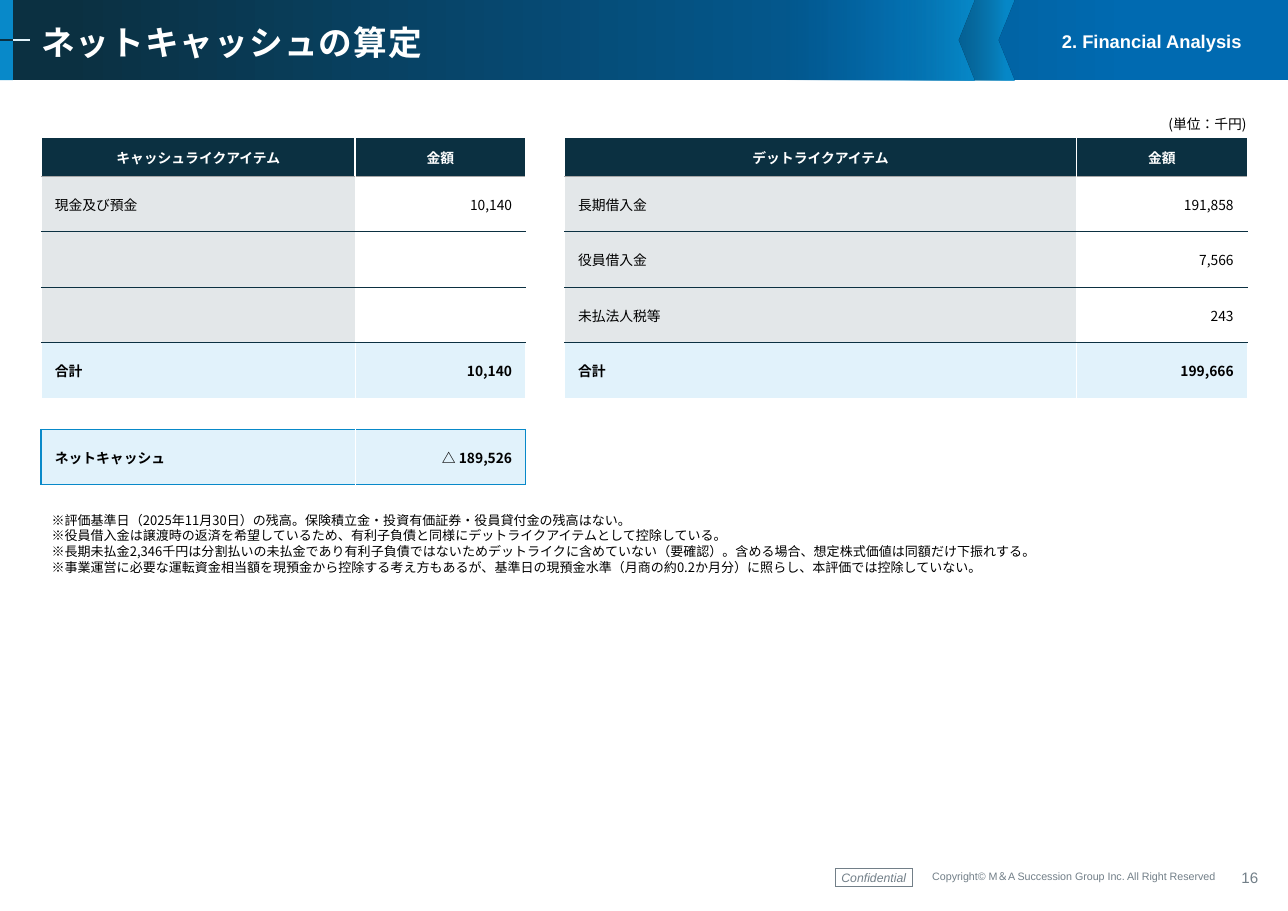
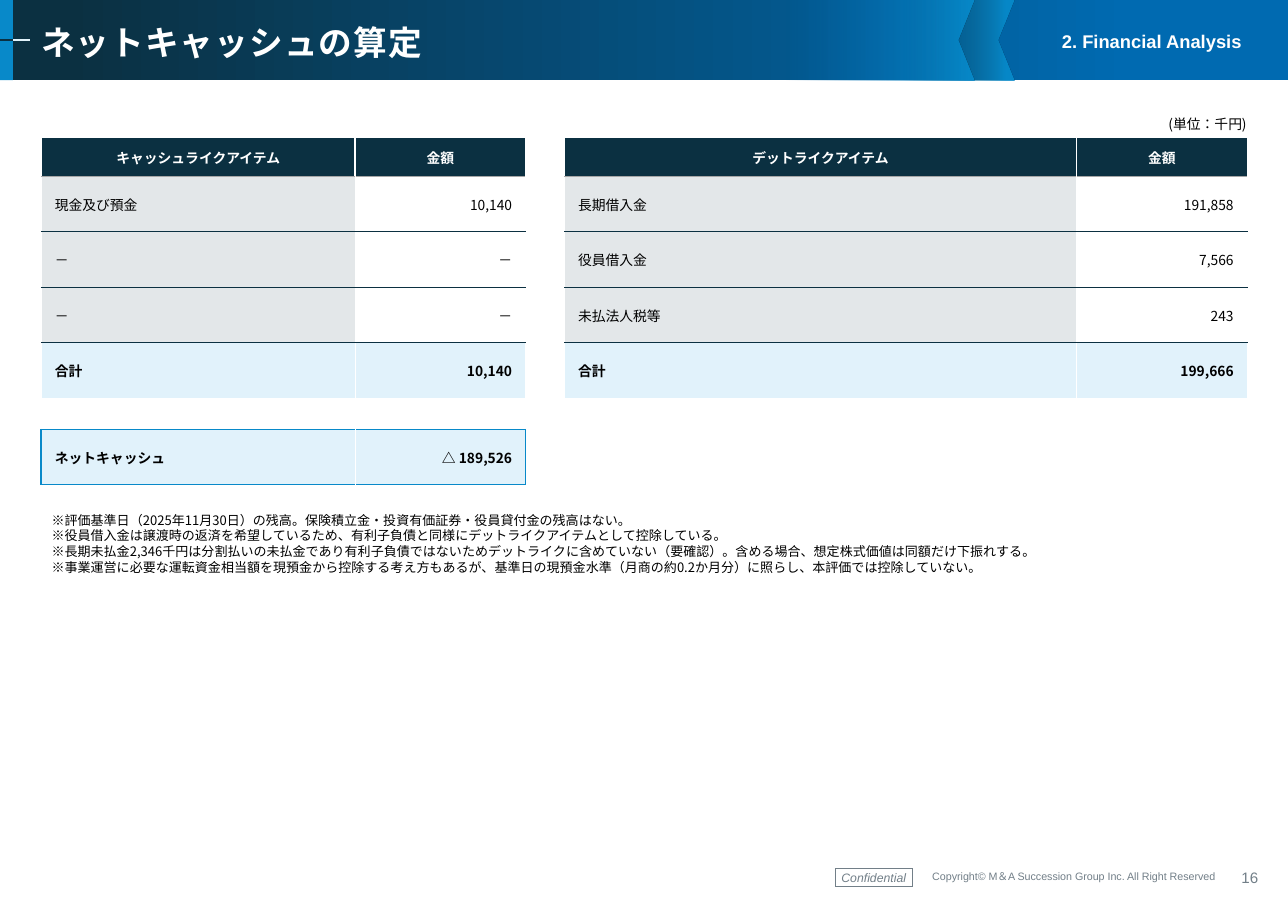
Before and after one commit to keisuketagaito/github-1st, a slide deck: slide 16 of LUXAS株式会社/株式価値評価書_LUXAS株式会社_20260923.pptx. Drawn at 1288x911 pixels with LibreOffice and Linux fonts; fonts in the diff are those of the drawing; background and template pictures are left out. Boxes give left, top, right and bottom in pixels: in the first picture for what was removed or moved away, otherwise in the second. Text is boxed around its words. In the diff, an @@ line names an element or a change of style, - is before the commit and + after.

```diff
--- a/LUXAS株式会社/株式価値評価書_LUXAS株式会社_20260923.pptx
+++ b/LUXAS株式会社/株式価値評価書_LUXAS株式会社_20260923.pptx
@@ table at (41,107,1247,485) @@
-row 4, column 1: 
+row 4, column 1: －
-row 4, column 2: 
+row 4, column 2: －
-row 5, column 1: 
+row 5, column 1: －
-row 5, column 2: 
+row 5, column 2: －
```
Also in this commit, not shown: 7 other slides changed, 7 other files.
